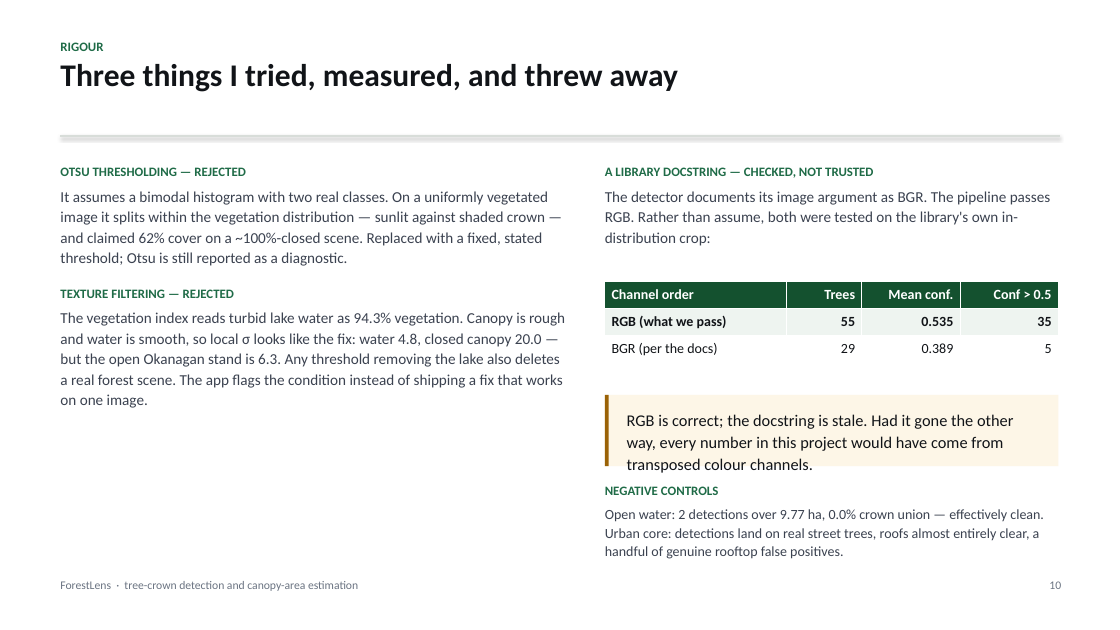
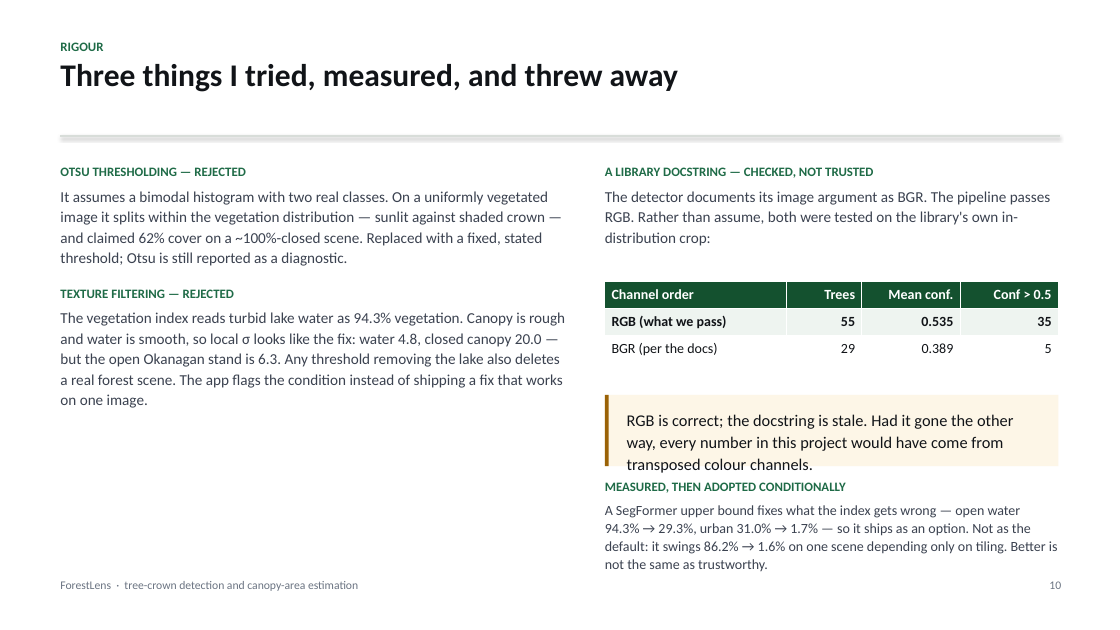
Before and after one commit to RAVIYADAV6522/forestlens, a slide deck: slide 10 of docs/report/ForestLens-deck.pptx. Drawn at 1120x630 pixels with LibreOffice and Linux fonts; fonts in the diff are those of the drawing. Boxes give left, top, right and bottom in pixels: in the first picture for what was removed or moved away, otherwise in the second. Text is boxed around its words. In the diff, an @@ line names an element or a change of style, - is before the commit and + after.

```diff
--- a/docs/report/ForestLens-deck.pptx
+++ b/docs/report/ForestLens-deck.pptx
@@ text at bbox=[605, 482, 1058, 571]: text changed @@
-NEGATIVE CONTROLS
-Open water: 2 detections over 9.77 ha, 0.0% crown union — effectively clean. Urban core: detections land on real street trees, roofs almost entirely clear, a handful of genuine rooftop false positives.
+MEASURED, THEN ADOPTED CONDITIONALLY
+A SegFormer upper bound fixes what the index gets wrong — open water 94.3% → 29.3%, urban 31.0% → 1.7% — so it ships as an option. Not as the default: it swings 86.2% → 1.6% on one scene depending only on tiling. Better is not the same as trustworthy.
```
Also in this commit, not shown: 3 other slides changed, 6 other files.
